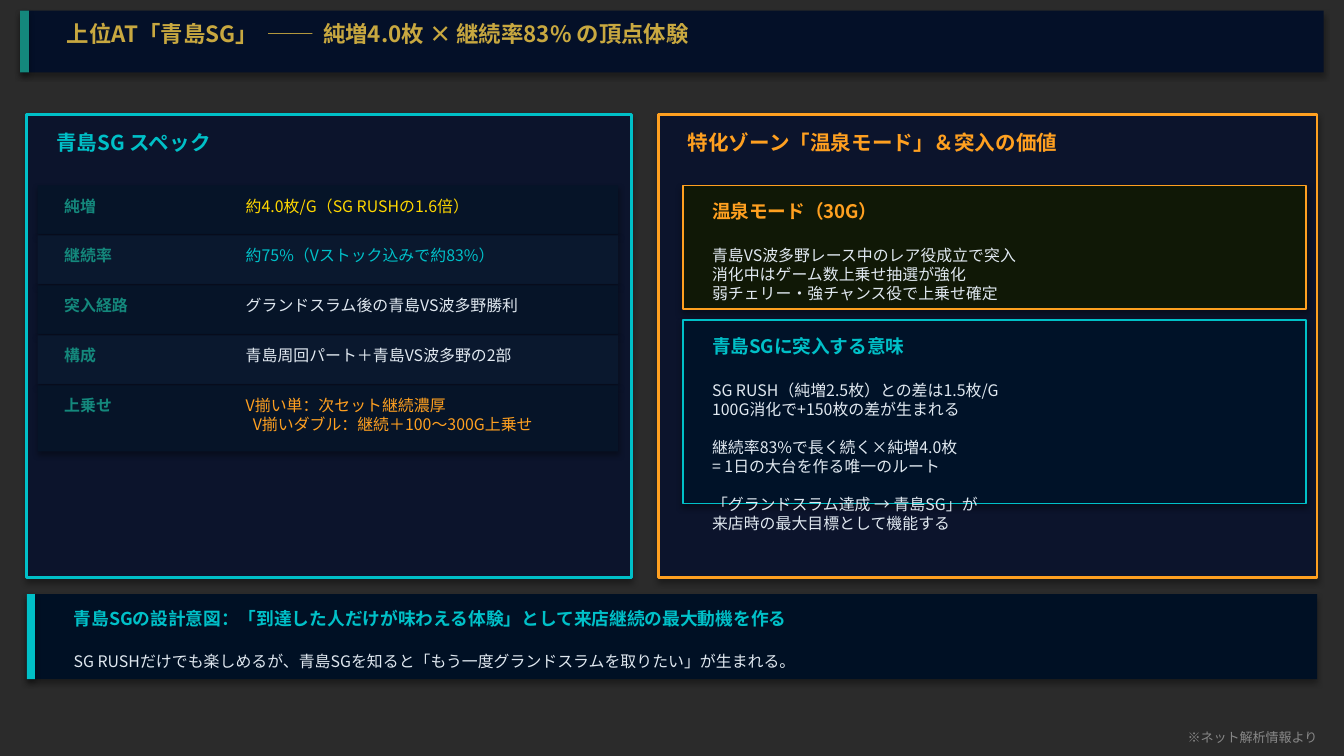
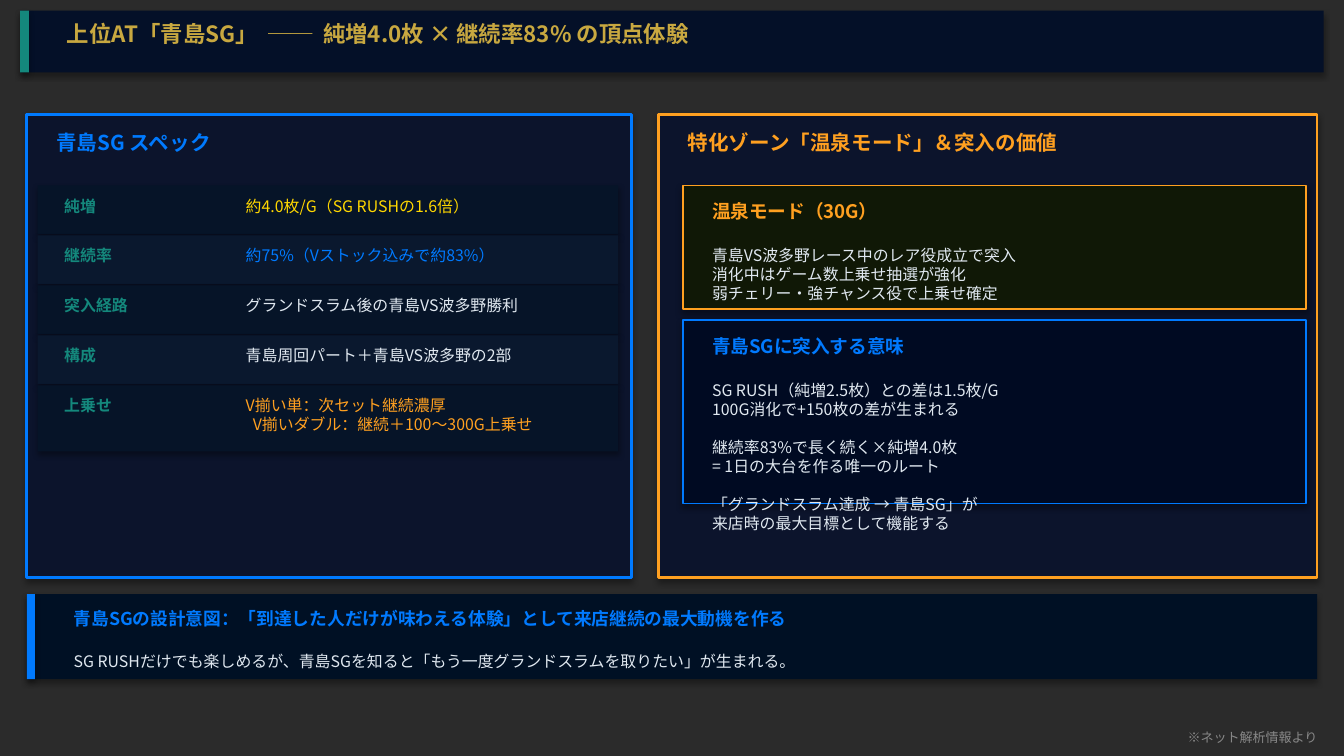
Before and after one commit to hkadoya-eng/slocri, a slide deck: slide 7 of proposals/機種分析/モンキーターンV/monkeyturn_guide_v2.pptx. Drawn at 1344x756 pixels with LibreOffice and Linux fonts; fonts in the diff are those of the drawing; background and template pictures are left out; a plain dark background stands for a picture behind light text. Boxes give left, top, right and bottom in pixels: in the first picture for what was removed or moved away, otherwise in the second. Text is boxed around its words. In the diff, an @@ line names an element or a change of style, - is before the commit and + after.

```diff
--- a/proposals/機種分析/モンキーターンV/monkeyturn_guide_v2.pptx
+++ b/proposals/機種分析/モンキーターンV/monkeyturn_guide_v2.pptx
@@ rectangle at (27, 114, 632, 578): outline #00C0C8 1.5 pt to #007AFF 1.5 pt @@
@@ rectangle at (683, 320, 1306, 504): fill #001228 to #000A22; outline #00C0C8 1 pt to #007AFF 1 pt @@
@@ rectangle at (27, 594, 35, 679): fill #00C0C8 to #007AFF @@
@@ text colour #00C0C8 to #007AFF in 4 elements at (56, 132, 211, 152), (246, 247, 495, 263), (712, 337, 904, 355), (74, 610, 787, 627) @@
```
Also in this commit, not shown: 3 other slides changed, 1 other file.
